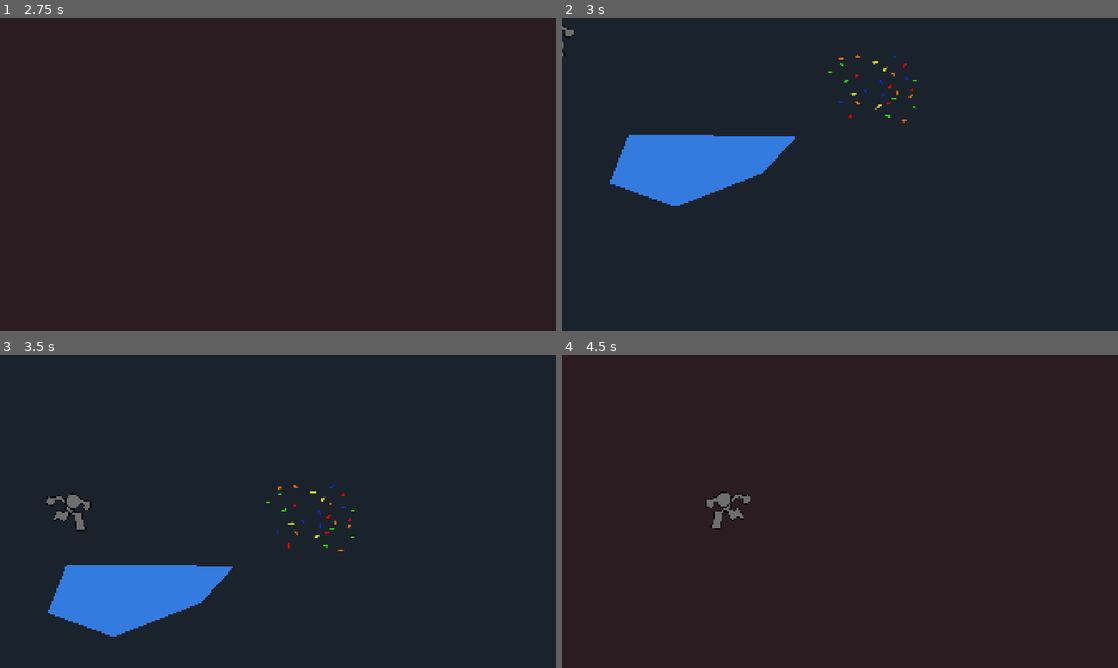
Above: before the commit, frames 1-4 (two rows, left to right).
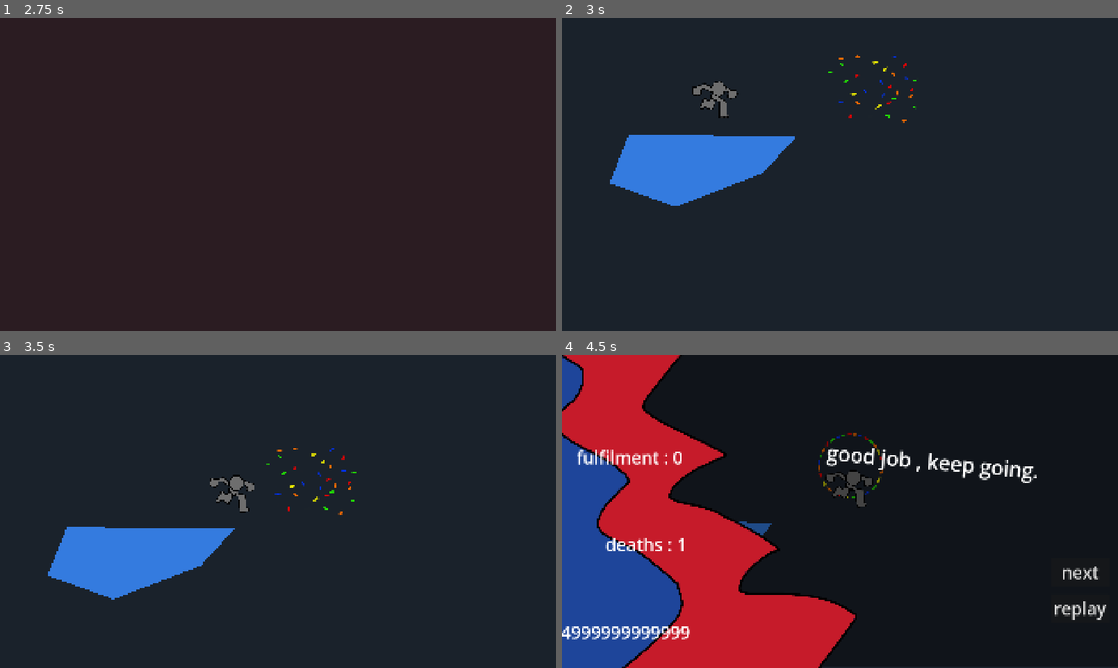
Above: after the commit, the same moments.

Repository: kevininhisshack/STACKED
Game: Godot game, scene res://Assets/Scenes/Mains/level1.tscn
Same seed, same stepped clock (60 frames per second), same inputs: the game is played once before the commit and once after it. This scene is started directly instead of the project's main scene.
Inputs:
- Up to frame 1 (2.75 s): hold D (right) 0.53-2.03 s; tap Space (jump) at 0.6, 0.77, 1.07, 1.52, 1.55, 1.82, 2.1 s; tap K (switch) at 1.35 s; hold A (left) from 2.03 s (still down)
- Up to frame 2 (3 s): tap Enter at 2.75 s; release A (left) at 2.78 s; hold D (right) from 2.78 s (still down); tap K (switch) at 2.85 s
- Up to frame 3 (3.5 s): keep holding D (right); tap Space (jump) at 3.02, 3.05, 3.32 s
- Up to frame 4 (4.5 s): tap Space (jump) at 3.6, 3.77, 4.07 s; release D (right) at 4.28 s; hold A (left) from 4.28 s (still down); tap K (switch) at 4.35 s

Frame 1 is identical in both runs. In frame 2, 0.5% of the frame differs, in the area x 0-32%, y 2-32%; in frame 3, 8.2%; in frame 4, 98%, in the area x 0-100%, y 0-100%.

Commit message:
mandatory save because these noodles are not eating themselves

Diff:
--- a/Assets/Scenes/Mains/level1.tscn
+++ b/Assets/Scenes/Mains/level1.tscn
@@ -135,10 +135,11 @@
 player = NodePath("../Player")
 timer = NodePath("../Timer")
 
-[node name="Win Screen" parent="." unique_id=1452246685 node_paths=PackedStringArray("player", "timer") instance=ExtResource("8_u1efq")]
+[node name="Win Screen" parent="." unique_id=1452246685 node_paths=PackedStringArray("player", "timer", "win") instance=ExtResource("8_u1efq")]
 visible = false
 player = NodePath("../Player")
 timer = NodePath("../Timer")
+win = NodePath("../layer A/Win")
 
 [node name="Timer" type="Timer" parent="." unique_id=1148073915]
 script = ExtResource("9_bdlbj")
--- a/Assets/Scenes/Mains/tutorial.tscn
+++ b/Assets/Scenes/Mains/tutorial.tscn
@@ -5,22 +5,12 @@
 [ext_resource type="PackedScene" uid="uid://deups0we4l3nm" path="res://Assets/Scenes/Subs/death_border.tscn" id="3_kverb"]
 [ext_resource type="AudioStream" uid="uid://buk5okvsxslaa" path="res://Assets/Audio/Music/layer A.mp3" id="4_atcmn"]
 [ext_resource type="AudioStream" uid="uid://dryh82uocnxmy" path="res://Assets/Audio/Music/layer B.mp3" id="5_j2vm5"]
-[ext_resource type="PackedScene" uid="uid://cil0c2532hd11" path="res://Assets/Scenes/Subs/gate_component.tscn" id="6_kppyc"]
-[ext_resource type="PackedScene" uid="uid://cmqwek43kjay0" path="res://Assets/Scenes/Subs/check_point.tscn" id="7_36kln"]
-[ext_resource type="PackedScene" uid="uid://chyphwvpndabr" path="res://Assets/Scenes/Subs/jump_orb.tscn" id="8_iie53"]
-[ext_resource type="PackedScene" uid="uid://coj876gx51t68" path="res://Assets/Scenes/Subs/key.tscn" id="9_p4scd"]
 [ext_resource type="PackedScene" uid="uid://cjo6h4crmg6vq" path="res://Assets/Scenes/Subs/win.tscn" id="10_cyxyh"]
-[ext_resource type="PackedScene" uid="uid://xv644ngmk1fa" path="res://Assets/Scenes/Subs/obstacle.tscn" id="11_3bptp"]
-[ext_resource type="PackedScene" uid="uid://b6actsfncl1nc" path="res://Assets/Scenes/Subs/camera_trigger.tscn" id="12_oo5dv"]
-[ext_resource type="PackedScene" uid="uid://61symr6hyjmv" path="res://Assets/Scenes/Subs/collectable.tscn" id="13_5mp4u"]
 [ext_resource type="Script" uid="uid://cbs1jhkgnx2gp" path="res://Assets/Scripts/layer_manager.gd" id="13_aihcj"]
 [ext_resource type="PackedScene" uid="uid://d22jhp113ud1n" path="res://Assets/Scenes/Subs/pause_screen.tscn" id="14_kwekb"]
 [ext_resource type="PackedScene" uid="uid://brpqfpvxddoqh" path="res://Assets/Scenes/Subs/win_screen.tscn" id="15_sdrxm"]
 [ext_resource type="Script" uid="uid://ohn0yjxt7fde" path="res://Assets/Scripts/timer.gd" id="16_wpdbm"]
 
-[sub_resource type="RectangleShape2D" id="RectangleShape2D_g4v7s"]
-size = Vector2(541.5, 369)
-
 [node name="Test Scene" type="Node" unique_id=1362970334]
 metadata/_edit_vertical_guides_ = [3712.0, 6998.0, 3528.0, -1.0, 9684.0, 9667.0]
 metadata/_edit_horizontal_guides_ = [912.0, 924.0]
@@ -29,10 +19,10 @@
 anchors_preset = 15
 anchor_right = 1.0
 anchor_bottom = 1.0
-offset_left = -9813.0
-offset_top = -4392.0
-offset_right = 22043.0
-offset_bottom = 8655.0
+offset_left = -9802.0
+offset_top = -4433.0
+offset_right = 22054.0
+offset_bottom = 8614.0
 grow_horizontal = 2
 grow_vertical = 2
 color = Color(0.16078432, 0.16078432, 0.23529412, 1)
@@ -71,167 +61,91 @@
 
 [node name="Ground" type="StaticBody2D" parent="layer A" unique_id=84149425]
 
-[node name="Polygon2D" type="Polygon2D" parent="layer A/Ground" unique_id=1602514736]
+[node name="CollisionPolygon2D" type="CollisionPolygon2D" parent="layer A/Ground" unique_id=2086070037 groups=["Layer A collisions"]]
+position = Vector2(-81, -61)
+polygon = PackedVector2Array(376, 379, 1593, 375, 1393, 479, 619, 481, 310, 547)
+
+[node name="Polygon2D" type="Polygon2D" parent="layer A/Ground" unique_id=2038914027 groups=["Layer A collisions"]]
 position = Vector2(-81, -61)
 color = Color(0.20392157, 0.48235294, 0.8745098, 1)
-polygon = PackedVector2Array(376, 379, 955, 385, 838, 513, 537, 629, 310, 547)
-
-[node name="CollisionPolygon2D" type="CollisionPolygon2D" parent="layer A/Ground" unique_id=2086070037 groups=["Layer A collisions"]]
-position = Vector2(-81, -61)
-polygon = PackedVector2Array(376, 379, 955, 385, 838, 513, 537, 629, 310, 547)
-
-[node name="Polygon2D 2" type="Polygon2D" parent="layer A/Ground" unique_id=915277734]
-position = Vector2(3392, 48)
+polygon = PackedVector2Array(376, 379, 1593, 375, 1393, 479, 619, 481, 310, 547)
+
+[node name="CollisionPolygon2D2" type="CollisionPolygon2D" parent="layer A/Ground" unique_id=393025536 groups=["Layer A collisions"]]
+position = Vector2(1626, 70)
+polygon = PackedVector2Array(376, 379, 1593, 375, 1412, 485, 518, 438)
+
+[node name="Polygon2D2" type="Polygon2D" parent="layer A/Ground" unique_id=777547372 groups=["Layer A collisions"]]
+position = Vector2(1626, 70)
 color = Color(0.20392157, 0.48235294, 0.8745098, 1)
-polygon = PackedVector2Array(316, 403, 1853, 422, 1808, 492, 1152, 523, 441, 484)
-
-[node name="CollisionPolygon2D 2" type="CollisionPolygon2D" parent="layer A/Ground" unique_id=809159732 groups=["Layer A collisions"]]
-position = Vector2(3392, 48)
-polygon = PackedVector2Array(316, 403, 1617.9641, 419.09473, 1853, 422, 1808, 492, 1152, 523, 441, 484)
-
-[node name="Polygon2D 3" type="Polygon2D" parent="layer A/Ground" unique_id=233114143]
-position = Vector2(5075.9, 576.30005)
-color = Color(0.20392157, 0.48235294, 0.8745098, 1)
-polygon = PackedVector2Array(181, 233, 339, -139, 136, -1876, 639, -1849, 417, -131, 560, 235)
-
-[node name="Gate Component" parent="layer A/Ground/Polygon2D 3" unique_id=640938381 node_paths=PackedStringArray("gate_collider") instance=ExtResource("6_kppyc")]
-num_of_keys = 3
-gate_collider = NodePath("../../CollisionPolygon2D 3")
-
-[node name="CollisionPolygon2D 3" type="CollisionPolygon2D" parent="layer A/Ground" unique_id=709005454 groups=["Layer A collisions"]]
-position = Vector2(5075.9, 576.30005)
-polygon = PackedVector2Array(181, 233, 339, -139, 136, -1876, 639, -1849, 417, -131, 560, 235)
-
-[node name="Polygon2D 4" type="Polygon2D" parent="layer A/Ground" unique_id=1479904003]
-position = Vector2(6336, 226)
-color = Color(0.20392157, 0.48235294, 0.8745098, 1)
-polygon = PackedVector2Array(48, 329, 1399, 301, 3047, 293, 1646, 580, 1007, 507, 380, 572)
-
-[node name="CollisionPolygon2D 4" type="CollisionPolygon2D" parent="layer A/Ground" unique_id=1622212719 groups=["Layer A collisions"]]
-position = Vector2(6336, 226)
-polygon = PackedVector2Array(48, 329, 1399, 301, 3054, 292, 1646, 580, 1007, 507, 380, 572)
-
-[node name="Polygon2D 5" type="Polygon2D" parent="layer A/Ground" unique_id=1637965523]
-position = Vector2(1793, 170)
-color = Color(0.20392157, 0.48235294, 0.8745098, 1)
-polygon = PackedVector2Array(48, 329, 1189.251, 305.3474, 1399, 301, 1981, 252, 1646, 580, 1007, 507, 380, 572)
-
-[node name="CollisionPolygon2D 5" type="CollisionPolygon2D" parent="layer A/Ground" unique_id=1954851974 groups=["Layer A collisions"]]
-position = Vector2(1791, 169)
-polygon = PackedVector2Array(48, 329, 1189.251, 305.3474, 1399, 301, 1981, 252, 1646, 580, 1007, 507, 380, 572)
+polygon = PackedVector2Array(376, 379, 1593, 375, 1412, 485, 518, 438)
 
 [node name="Check Points" type="Node2D" parent="layer A" unique_id=251345041]
 
-[node name="Check Point" parent="layer A/Check Points" unique_id=174571432 instance=ExtResource("7_36kln")]
-position = Vector2(565, 215)
-layer = "A"
-
-[node name="CollisionPolygon2D" type="CollisionPolygon2D" parent="layer A/Check Points/Check Point" unique_id=1188171655]
-polygon = PackedVector2Array(-246, -168, -246, 99, 273, 102, 273, -175)
-
-[node name="Check Point2" parent="layer A/Check Points" unique_id=319160577 instance=ExtResource("7_36kln")]
-position = Vector2(4957, 312)
-layer = "A"
-
-[node name="CollisionPolygon2D" type="CollisionPolygon2D" parent="layer A/Check Points/Check Point2" unique_id=1097898241]
-polygon = PackedVector2Array(275, 144, 266, -202, -210, -287, -242, 134)
-
-[node name="Check Point3" parent="layer A/Check Points" unique_id=589676662 instance=ExtResource("7_36kln")]
-position = Vector2(7407, -251)
-layer = "A"
-
-[node name="CollisionPolygon2D" type="CollisionPolygon2D" parent="layer A/Check Points/Check Point3" unique_id=99486896]
-position = Vector2(-7886, 776)
-polygon = PackedVector2Array(7623, -347, 7153, -342, 7176, -30, 7613, -30)
-
 [node name="Jump Orbs" type="Node2D" parent="layer A" unique_id=127670989]
 
-[node name="Jump Orb" parent="layer A/Jump Orbs" unique_id=404922491 instance=ExtResource("8_iie53")]
-position = Vector2(1209, 132)
-layer = "A"
-
-[node name="Jump Orb2" parent="layer A/Jump Orbs" unique_id=397508505 instance=ExtResource("8_iie53")]
-position = Vector2(5915, 385)
-layer = "A"
-
 [node name="Keys" type="Node2D" parent="layer A" unique_id=942870509]
-
-[node name="Key" parent="layer A/Keys" unique_id=291257703 instance=ExtResource("9_p4scd")]
-position = Vector2(2623, -611)
-layer = "A"
-
-[node name="Key2" parent="layer A/Keys" unique_id=723861586 node_paths=PackedStringArray("gate") instance=ExtResource("9_p4scd")]
-position = Vector2(3968, 340)
-gate = NodePath("../../Ground/Polygon2D 3/Gate Component")
-layer = "A"
-
-[node name="Key3" parent="layer A/Keys" unique_id=1937677452 node_paths=PackedStringArray("gate") instance=ExtResource("9_p4scd")]
-position = Vector2(4400, 201)
-gate = NodePath("../../Ground/Polygon2D 3/Gate Component")
-layer = "A"
-
-[node name="Key4" parent="layer A/Keys" unique_id=1831305573 node_paths=PackedStringArray("gate") instance=ExtResource("9_p4scd")]
-position = Vector2(5126, 337)
-gate = NodePath("../../Ground/Polygon2D 3/Gate Component")
-layer = "A"
 
 [node name="Yapping" type="Control" parent="layer A" unique_id=272174066]
 layout_mode = 3
 anchors_preset = 0
 
 [node name="Label" type="Label" parent="layer A/Yapping" unique_id=853748329]
-visible = false
-layout_mode = 1
-anchors_preset = 8
-anchor_left = 0.5
-anchor_top = 0.5
-anchor_right = 0.5
-anchor_bottom = 0.5
-offset_left = 108.0
-offset_top = 33.0
-offset_right = 1340.0
-offset_bottom = 201.0
-grow_horizontal = 2
-grow_vertical = 2
-theme_override_font_sizes/font_size = 30
-text = "hello sir nate ,
- if you are reading this that means that my plan was perfectly executed"
-
-[node name="Label2" type="Label" parent="layer A/Yapping" unique_id=642407825]
-layout_mode = 0
-offset_left = 2145.0
-offset_top = -641.0
-offset_right = 2551.0
-offset_bottom = -554.0
-theme_override_font_sizes/font_size = 30
-text = "this , is a key
-                   just out of reach"
-
-[node name="Label3" type="Label" parent="layer A/Yapping" unique_id=2076990235]
-layout_mode = 0
-offset_left = 3055.0
-offset_top = 238.0
-offset_right = 3567.0
-offset_bottom = 325.0
-theme_override_font_sizes/font_size = 30
-text = "once you touch it ,
-it reduces its gates keys by one"
-
-[node name="Label4" type="Label" parent="layer A/Yapping" unique_id=72633587]
-visible = false
-layout_mode = 0
-offset_left = 6897.0
-offset_top = 209.0
-offset_right = 8492.0
-offset_bottom = 431.0
-theme_override_font_sizes/font_size = 30
-text = "ok so basiclly , in the SUBS file in the SCENES there is a \"gate component\" ,
-make it a child of the block you want as a gate , select how much keys to
-open it , and drag the objects collison to gatecollider , then ,
-you have keys in the SUBS file , take one , and drag the gate component of the gate you want this key to open ,
-i,ll make an actual animation for the keys later
-
-also press K"
+layout_mode = 1
+anchors_preset = 8
+anchor_left = 0.5
+anchor_top = 0.5
+anchor_right = 0.5
+anchor_bottom = 0.5
+offset_left = 262.0
+offset_top = -3.0
+offset_right = 478.0
+offset_bottom = 129.0
+grow_horizontal = 2
+grow_vertical = 2
+theme_override_font_sizes/font_size = 30
+text = "left/right = A/D
+jump = space
+"
+horizontal_alignment = 1
+
+[node name="Label2" type="Label" parent="layer A/Yapping" unique_id=1053844690]
+layout_mode = 1
+anchors_preset = 8
+anchor_left = 0.5
+anchor_top = 0.5
+anchor_right = 0.5
+anchor_bottom = 0.5
+offset_left = 1409.0
+offset_top = 148.0
+offset_right = 1492.0
+offset_bottom = 190.0
+grow_horizontal = 2
+grow_vertical = 2
+theme_override_font_sizes/font_size = 30
+text = "Hello."
+
+[node name="Label3" type="Label" parent="layer A/Yapping" unique_id=1667762172]
+layout_mode = 1
+anchors_preset = 8
+anchor_left = 0.5
+anchor_top = 0.5
+anchor_right = 0.5
+anchor_bottom = 0.5
+offset_left = 2794.0
+offset_top = 249.0
+offset_right = 3453.0
+offset_bottom = 291.0
+grow_horizontal = 2
+grow_vertical = 2
+theme_override_font_sizes/font_size = 30
+text = "This world is undone, incomplete, abandoned"
+
+[node name="Obstacles" type="Node2D" parent="layer A" unique_id=46800712]
+
+[node name="cam triggers" type="Node2D" parent="layer A" unique_id=1880644376]
+
+[node name="collectables" type="Node2D" parent="layer A" unique_id=1348946830]
+position = Vector2(-9813, -4392)
 
 [node name="Win" parent="layer A" unique_id=1796645974 node_paths=PackedStringArray("lyrA_music", "lyrB_music", "win_screen", "timer") groups=["Layer A collisions"] instance=ExtResource("10_cyxyh")]
 position = Vector2(8671, 380)
@@ -242,61 +156,6 @@
 timer = NodePath("../../Timer")
 layer = "A"
 
-[node name="Obstacles" type="Node2D" parent="layer A" unique_id=46800712]
-
-[node name="Obstacle" parent="layer A/Obstacles" unique_id=1931312273 instance=ExtResource("11_3bptp")]
-position = Vector2(4348, 418)
-rotation = -0.33161256
-layer = "A"
-
-[node name="Obstacle2" parent="layer A/Obstacles" unique_id=1393997514 instance=ExtResource("11_3bptp")]
-position = Vector2(4435, 411)
-rotation = 0.67718774
-scale = Vector2(0.99999994, 0.99999994)
-layer = "A"
-
-[node name="cam triggers" type="Node2D" parent="layer A" unique_id=1880644376]
-
-[node name="Camera Trigger" parent="layer A/cam triggers" unique_id=390977385 instance=ExtResource("12_oo5dv")]
-position = Vector2(2503, -602)
-camPOS = Vector2(2503, -602)
-display_time = 3.0
-layer = "A"
-
-[node name="CollisionPolygon2D" type="CollisionShape2D" parent="layer A/cam triggers/Camera Trigger" unique_id=1925657544]
-position = Vector2(177, 907)
-shape = SubResource("RectangleShape2D_g4v7s")
-
-[node name="Camera Trigger2" parent="layer A/cam triggers" unique_id=917879953 instance=ExtResource("12_oo5dv")]
-position = Vector2(8859, 422)
-camPOS = Vector2(8860, 422)
-layer = "A"
-
-[node name="CollisionPolygon2D" type="CollisionPolygon2D" parent="layer A/cam triggers/Camera Trigger2" unique_id=1703663230]
-polygon = PackedVector2Array(463, -329, -698, -343, -701, 170, 458, 148)
-
-[node name="Camera Trigger3" parent="layer A/cam triggers" unique_id=272158821 instance=ExtResource("12_oo5dv")]
-position = Vector2(5302, 334)
-camPOS = Vector2(5300, 335)
-layer = "A"
-
-[node name="CollisionPolygon2D" type="CollisionPolygon2D" parent="layer A/cam triggers/Camera Trigger3" unique_id=171181543]
-polygon = PackedVector2Array(-548, -307, 6, -36, 26, 56, -581, 118)
-
-[node name="Camera Trigger4" parent="layer A/cam triggers" unique_id=971727692 instance=ExtResource("12_oo5dv")]
-position = Vector2(1332, 197)
-layer = "A"
-
-[node name="CollisionPolygon2D" type="CollisionPolygon2D" parent="layer A/cam triggers/Camera Trigger4" unique_id=1902314195]
-polygon = PackedVector2Array(-705, -225, 13, -477, -2, 441, -705, 112)
-
-[node name="collectables" type="Node2D" parent="layer A" unique_id=1348946830]
-position = Vector2(-9813, -4392)
-
-[node name="collectable" parent="layer A/collectables" unique_id=988664260 instance=ExtResource("13_5mp4u")]
-position = Vector2(9989, 4643)
-layer = "A"
-
 [node name="layer B" type="Node2D" parent="." unique_id=1920260554]
 
 [node name="Ground" type="StaticBody2D" parent="layer B" unique_id=400599583]
@@ -323,7 +182,6 @@
 offset_bottom = 40.0
 
 [node name="Label" type="Label" parent="layer B/Yapping" unique_id=212258187]
-visible = false
 layout_mode = 1
 anchors_preset = 8
 anchor_left = 0.5
@@ -339,30 +197,12 @@
 theme_override_font_sizes/font_size = 30
 text = "MWAHAHAHAHAHAHA"
 
-[node name="logo" type="Label" parent="layer B/Yapping" unique_id=919051392]
-layout_mode = 1
-anchors_preset = 5
-anchor_left = 0.5
-anchor_right = 0.5
-offset_left = 7120.0
-offset_top = -13.0
-offset_right = 7554.0
-offset_bottom = 124.0
-grow_horizontal = 2
-scale = Vector2(1, 3)
-theme_override_font_sizes/font_size = 100
-text = "STACKED"
-
 [node name="cam triggers" type="Node2D" parent="layer B" unique_id=1576521386]
 
 [node name="obstacles" type="Node2D" parent="layer B" unique_id=98072845]
 
 [node name="collectables" type="Node2D" parent="layer B" unique_id=753779971]
 position = Vector2(-9813, -4392)
-
-[node name="collectable" parent="layer B/collectables" unique_id=1281429402 instance=ExtResource("13_5mp4u")]
-position = Vector2(17395, 4793)
-layer = "B"
 
 [node name="Layer Manager" type="Node" parent="." unique_id=1552996101 node_paths=PackedStringArray("bg", "layerA", "layerB", "trackA", "trackB")]
 script = ExtResource("13_aihcj")
@@ -373,6 +213,7 @@
 trackB = NodePath("../Audio/layer B track")
 
 [node name="Pause Screen" parent="." unique_id=615945996 node_paths=PackedStringArray("player", "timer") instance=ExtResource("14_kwekb")]
+visible = false
 player = NodePath("../Player")
 timer = NodePath("../Timer")
 
@@ -381,6 +222,7 @@
 player = NodePath("../Player")
 timer = NodePath("../Timer")
 win = NodePath("../layer A/Win")
+first_lvl = true
 
 [node name="Timer" type="Timer" parent="." unique_id=1640210569]
 script = ExtResource("16_wpdbm")
--- a/Assets/Scripts/player.gd
+++ b/Assets/Scripts/player.gd
@@ -20,6 +20,7 @@
 # if we get enough time we can make a ranking system
 
 func _ready():
+	check_pointPOS = position
 	GameData.in_layerA = starting_layer
 
 func _physics_process(delta):
--- a/Assets/Scripts/win_screen.gd
+++ b/Assets/Scripts/win_screen.gd
@@ -3,6 +3,7 @@
 @export var player : CharacterBody2D
 @export var timer : Timer
 @export var win : Area2D
+@export var first_lvl : bool
 @export var final_lvl : bool
 
 var win_quote := ["good job , keep going." , "I knew you could do it." , "you are doing great , do not stop."]
@@ -11,6 +12,9 @@
 	var choose_quote := randi_range(0 , 2)
 
 	$"Control/win quote".text = win_quote[choose_quote]
+
+	if first_lvl:
+		$Control/Label.hide()
 
 	if final_lvl:
 		$Control/Button.hide()
